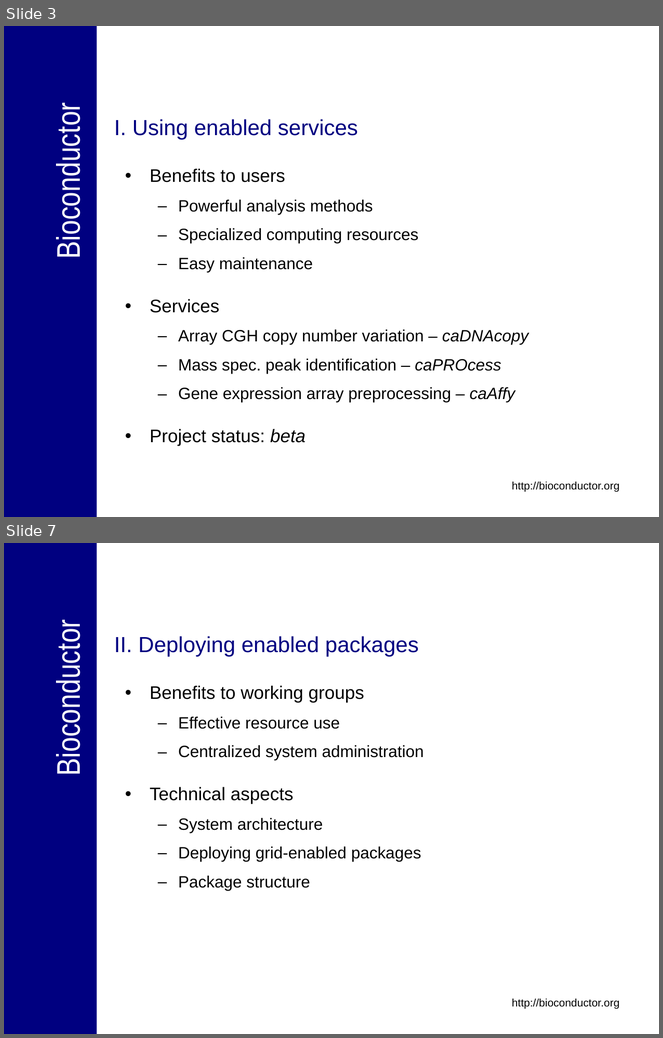
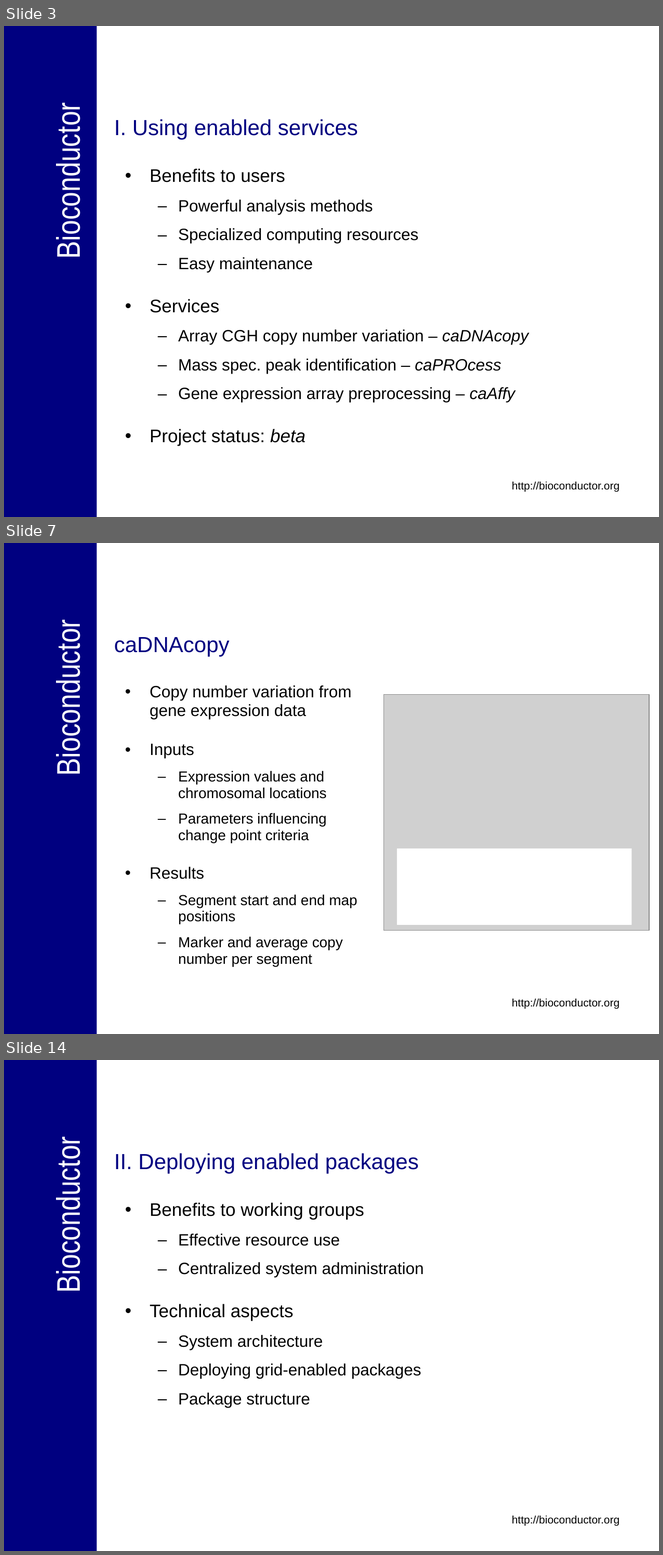
Before and after one commit to NCIP/bioconductor_v1, a slide deck: trunk/bioconductor/Presentations/caBIG_Annual_Meeting_2007_Tech_Demo.ppt. Shown one above the other, each under a label of ours: slides 3 and 7 before the commit, slides 3, 7 and 14 after it; the slides between them are not shown. The pictures are 663x1038 and 663x1555 pixels, drawn with LibreOffice and Linux fonts; fonts in the diff are those of the drawing; grey boxes stand for pictures; background and template pictures are left out. Boxes give left, top, right and bottom in pixels: in the first picture for what was removed or moved away, otherwise in the second. Text is boxed around its words. In the diff, an @@ line names an element or a change of style, - is before the commit and + after.

```diff
--- a/trunk/bioconductor/Presentations/caBIG_Annual_Meeting_2007_Tech_Demo.ppt
+++ b/trunk/bioconductor/Presentations/caBIG_Annual_Meeting_2007_Tech_Demo.ppt
@@ slide 7 added at bbox=[4, 543, 659, 1034], background #FFFFFF; not listed: 3 template elements that a slide beside it also shows @@
@@ title added at bbox=[114, 637, 230, 656], 24 pt, text #000080 @@
+caDNAcopy
@@ text added at bbox=[150, 685, 357, 967], 16 pt, text #000000 @@
+• Copy number variation from gene expression data
+• Inputs
+  – Expression values and chromosomal locations
+  – Parameters influencing change point criteria
+• Results
+  – Segment start and end map positions
+  – Marker and average copy number per segment
@@ picture added at bbox=[384, 694, 649, 930] @@
@@ rectangle added at bbox=[397, 849, 632, 926], fill #FFFFFF @@
@@ what was slide 7 is now slide 14 @@
```
Also in this commit, not shown: 1 slide changed, 9 other slides added, 3 slides removed.
